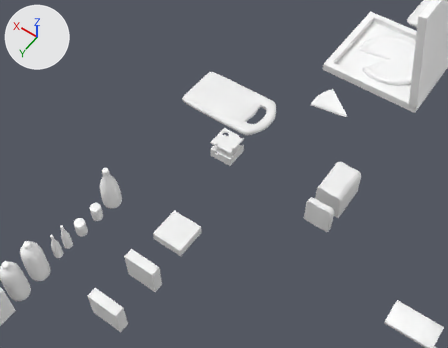
What one commit did to the FBX model Assets/Paint That.fbx.
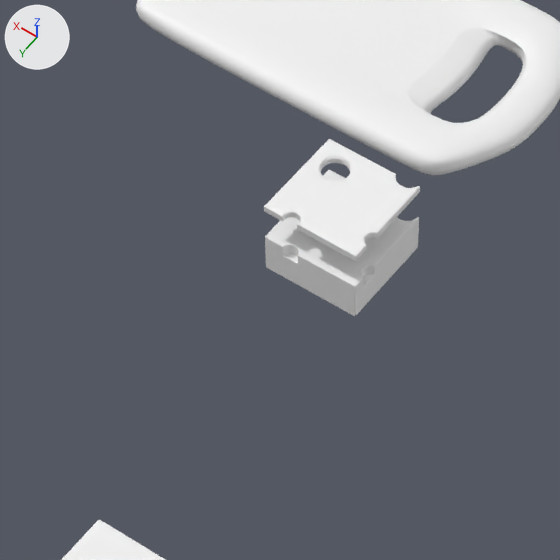
Old and new are each drawn from a camera (50 mm lens) standing at (-7.36, 10.521, 4.388) and looking at (-5.347, 7.704, -0.04) and again close up on the part from 34% to 61% of the width and 28% to 63% of the height. Lighting does not change. The marker at upper left points along +X, +Y and +Z. Where no turn or scale is listed for an object, it has been applied to the vertices.

The first close-up shows 'Cheze_Full', 'Cheze_Slise', 'Cube_004', 'Desk'.
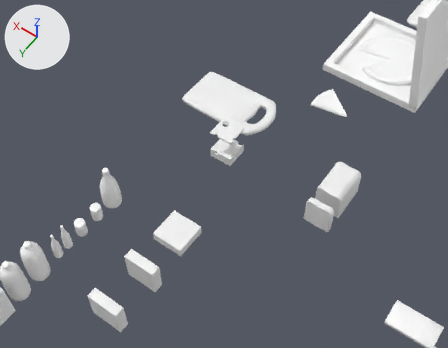
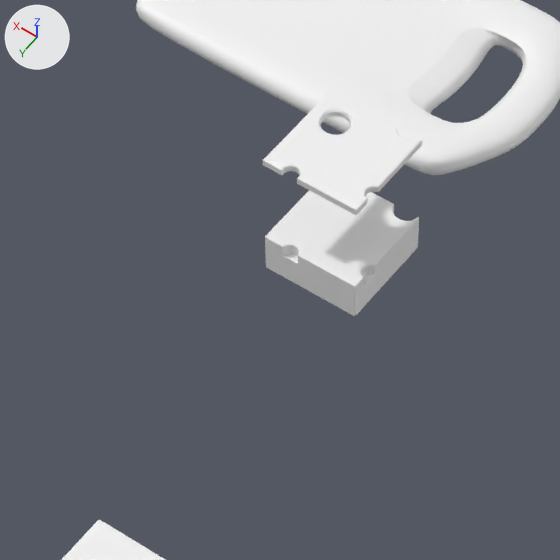
Edits to the scene script, one JSON object a line:
```json
{"block": "me_scene_026", "where": "# used by ob_cheze_slise; location = (-5.217, 7.47, 0.041)"}
{"op": "remove", "block": "me_scene_026", "code": "me_scene_026.from_pydata(...)  # 291 vertices, 582 faces; spans x -0.107..0.116, y -0.117..0.106, z 0.056..0.073"}
{"op": "add", "block": "me_scene_026", "code": "me_scene_026.from_pydata(...)  # 291 vertices, 582 faces; spans x -0.107..0.116, y -0.117..0.106, z 0.193..0.21"}
{"block": "me_scene_026", "change": "me_scene_026 part 1: 291 vertices removed from x -0.107..0.116, y -0.117..0.106, z 0.056..0.073"}
{"block": "me_scene_026", "change": "me_scene_026 part 2: 291 vertices added at x -0.107..0.116, y -0.117..0.106, z 0.193..0.21"}
```

Where the change shows, as pixel boxes (x1, y1, x2, y2) in the close-ups (560 x 560 px):
```json
{"object": "Cheze_Slise", "change": "reshaped", "before": [264, 139, 420, 261], "after": [263, 92, 422, 216]}
{"part": 1, "of": "me_scene_026", "change": "deleted", "before": [264, 139, 420, 261]}
{"part": 2, "of": "me_scene_026", "change": "added", "after": [263, 92, 422, 216]}
```
